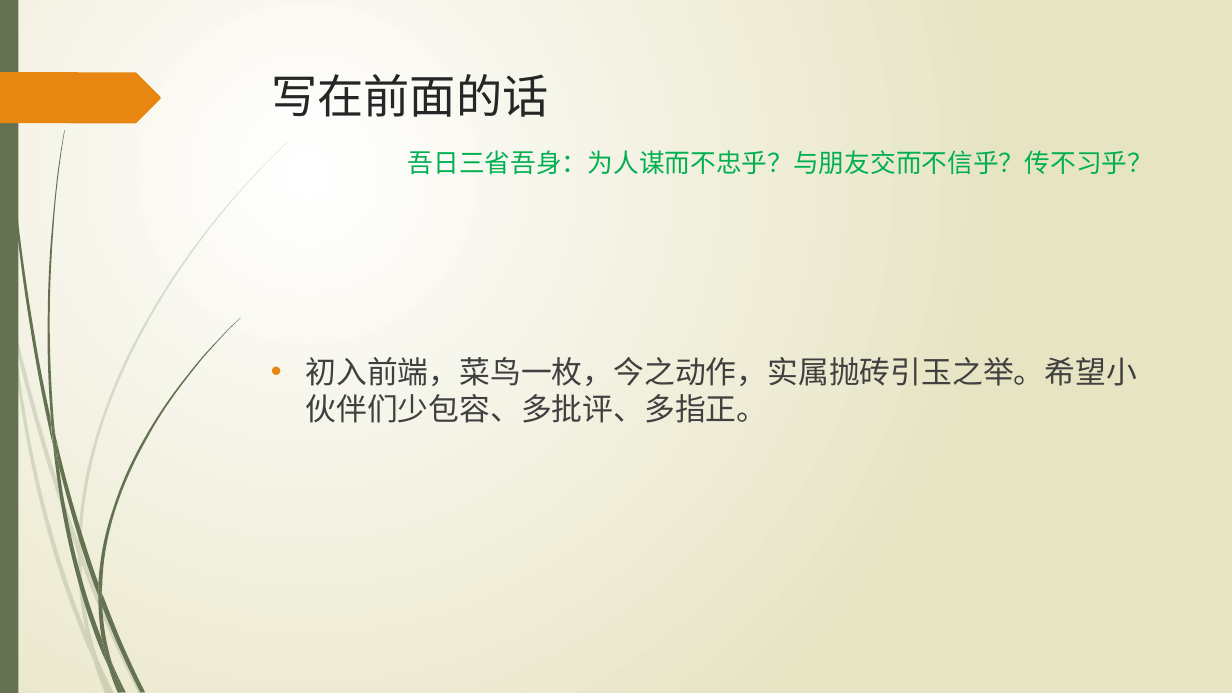
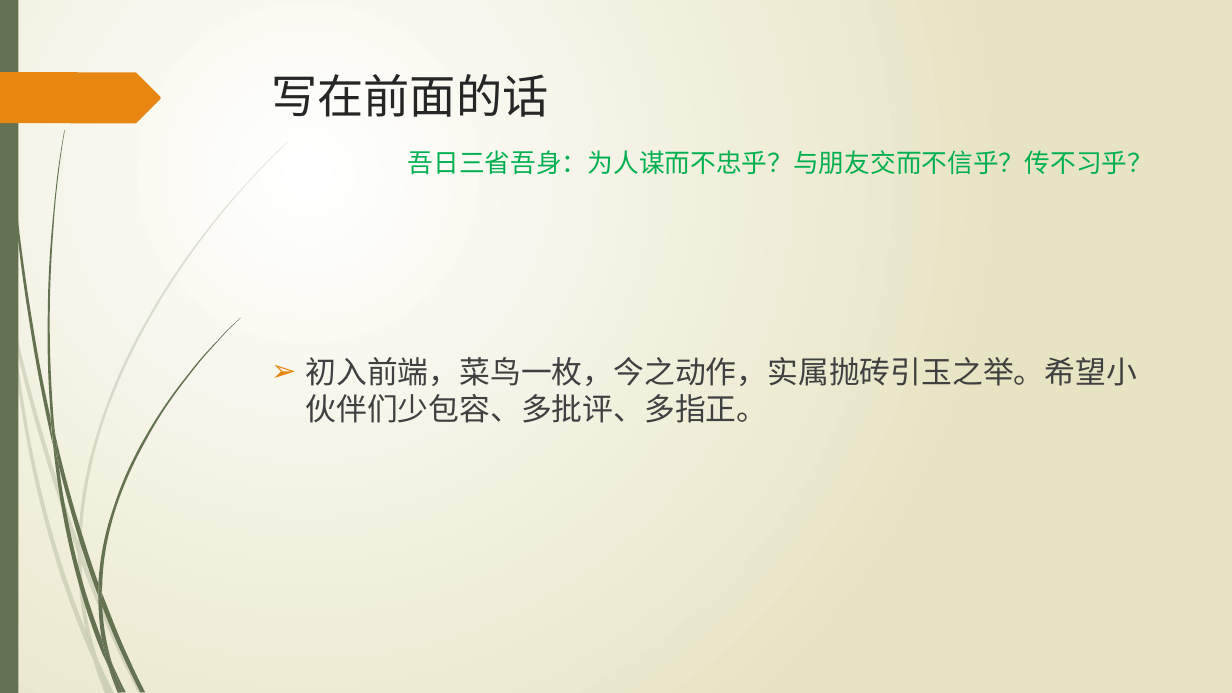
Before and after one commit to wangweihui/sassdemo, a slide deck: slide 2 of SASS愈行愈远.pptx. Drawn at 1232x693 pixels with LibreOffice and Linux fonts; fonts in the diff are those of the drawing. Boxes give left, top, right and bottom in pixels: in the first picture for what was removed or moved away, otherwise in the second. Text is boxed around its words. In the diff, an @@ line names an element or a change of style, - is before the commit and + after.

```diff
--- a/SASS愈行愈远.pptx
+++ b/SASS愈行愈远.pptx
@@ text "初入前端，菜鸟一枚，今之动作，实属抛砖引玉之举。希望小伙伴们少包容、多批评、多指正。" at <box>306,357,1138,423</box>: bullet • to ➢ @@
```
Also in this commit, not shown: 2 other slides changed, 7 other files.
